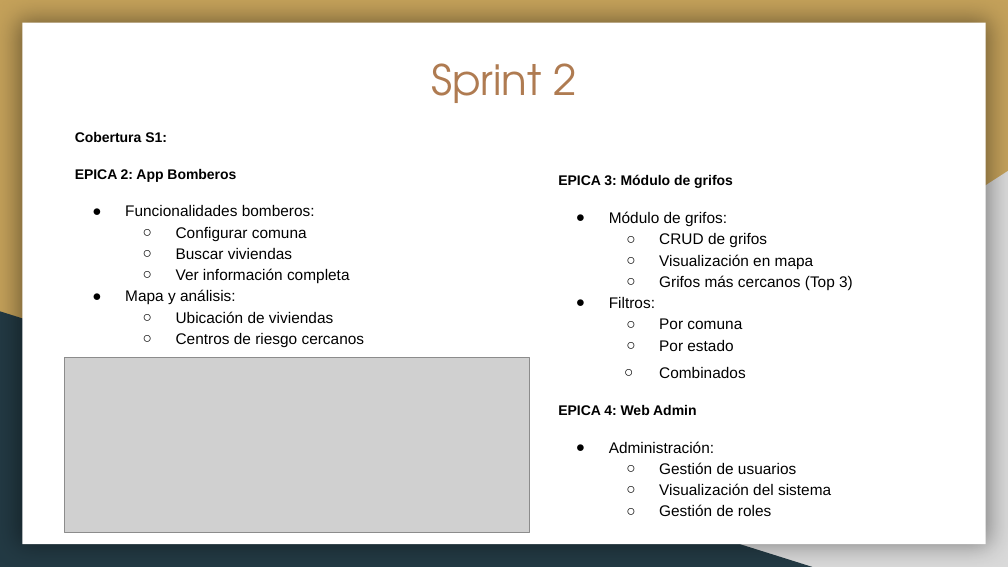
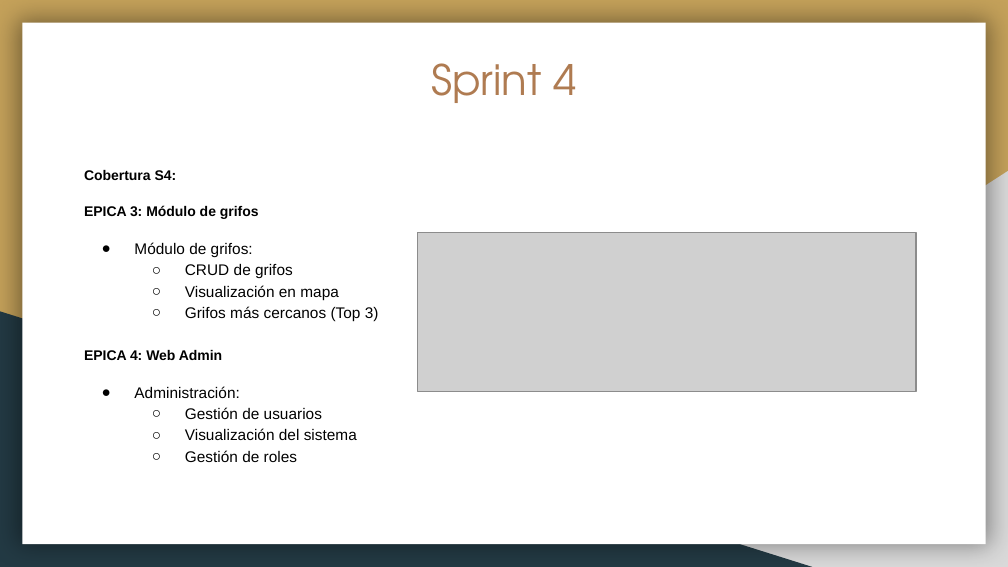
Before and after one commit to kfierroc/Capstone_G6_001, a slide deck: slide 19 of Fase 1/Evidencias Grupales/Presentación Fase 1.pptx. Drawn at 1008x567 pixels with LibreOffice and Linux fonts; fonts in the diff are those of the drawing; grey boxes stand for pictures. Boxes give left, top, right and bottom in pixels: in the first picture for what was removed or moved away, otherwise in the second. Text is boxed around its words. In the diff, an @@ line names an element or a change of style, - is before the commit and + after.

```diff
--- a/Fase 1/Evidencias Grupales/Presentación Fase 1.pptx
+++ b/Fase 1/Evidencias Grupales/Presentación Fase 1.pptx
@@ title at [431, 63, 576, 103]: text changed @@
-Sprint 2
+Sprint 4
@@ text "Cobertura S4:": place and size @@
-text "Cobertura S4:" at [558, 174, 853, 516]
+text "Cobertura S4:" at [84, 170, 379, 462]
@@ text removed at [75, 132, 365, 347] @@
-Cobertura S1:
-EPICA 2: App Bomberos
-● Funcionalidades bomberos:
-  ○ Configurar comuna
-  ○ Buscar viviendas
-  ○ Ver información completa
-● Mapa y análisis:
-  ○ Ubicación de viviendas
-  ○ Centros de riesgo cercanos
@@ text at [84, 170, 177, 180]: paragraph added @@
+Cobertura S4:
@@ text at [84, 205, 259, 360]: more space between paragraphs @@
@@ picture added at [418, 233, 916, 391] @@
@@ text at [609, 297, 746, 378]: paragraphs removed @@
-● Filtros:
-  ○ Por comuna
-  ○ Por estado
-  ○ Combinados
@@ picture removed at [65, 358, 529, 533] @@
```
Also in this commit, not shown: 3 other slides changed, 2 slides added, 3 slides removed, 9 other files.
